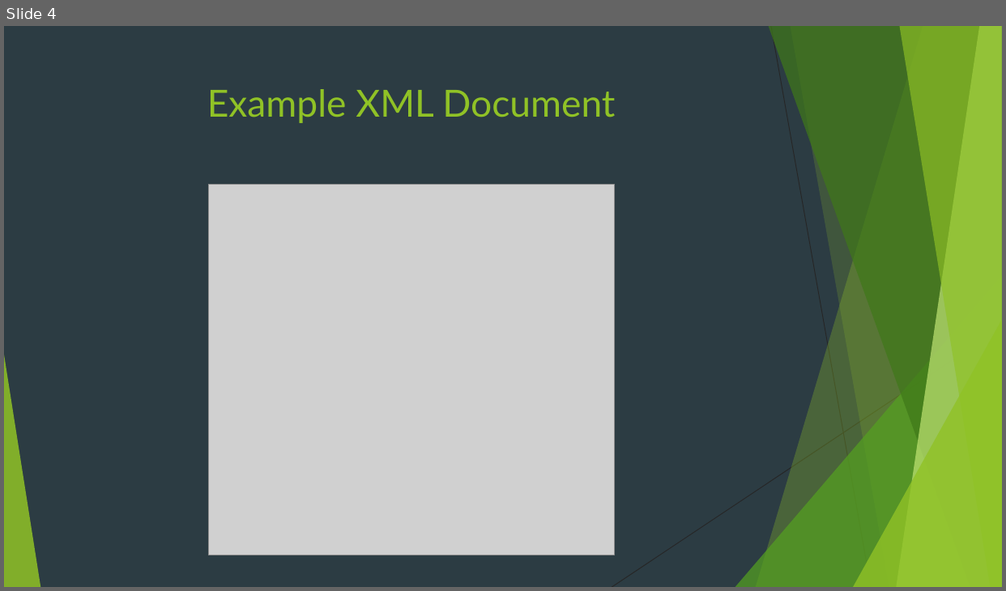
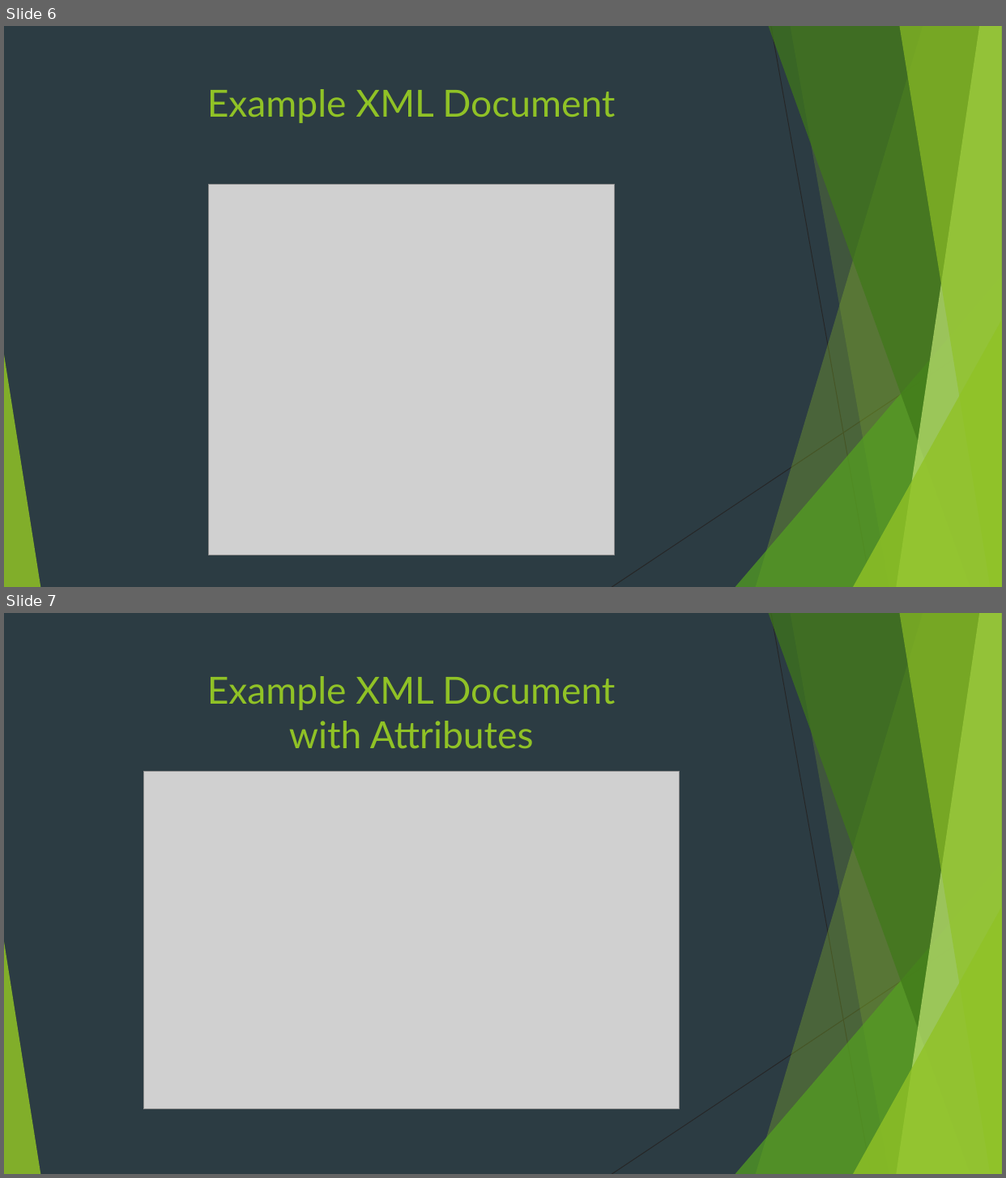
Before and after one commit to Sylvia-Olliff/XML-class, a slide deck: XML for Android.pptx. Shown one above the other, each under a label of ours: slide 4 before the commit, slides 6 and 7 after it. The pictures are 1006x591 and 1006x1178 pixels, drawn with LibreOffice and Linux fonts; fonts in the diff are those of the drawing; grey boxes stand for pictures. Boxes give left, top, right and bottom in pixels: in the first picture for what was removed or moved away, otherwise in the second. Text is boxed around its words. In the diff, an @@ line names an element or a change of style, - is before the commit and + after.

Commit message:
Almost Done
Added Schema information and more examples

```diff
--- a/XML for Android.pptx
+++ b/XML for Android.pptx
@@ slide 7 added at <box>4,613,1002,1174</box>, background #2C3C43; not listed: 10 template elements that a slide beside it also shows @@
@@ title added at <box>207,676,615,749</box>, 36 pt, text #90C226 @@
+Example XML Document
+with Attributes
@@ picture added at <box>143,771,680,1110</box> @@
@@ what was slide 4 is now slide 6 @@
```
Also in this commit, not shown: 3 slides changed, 5 other slides added, 1 slide removed.
